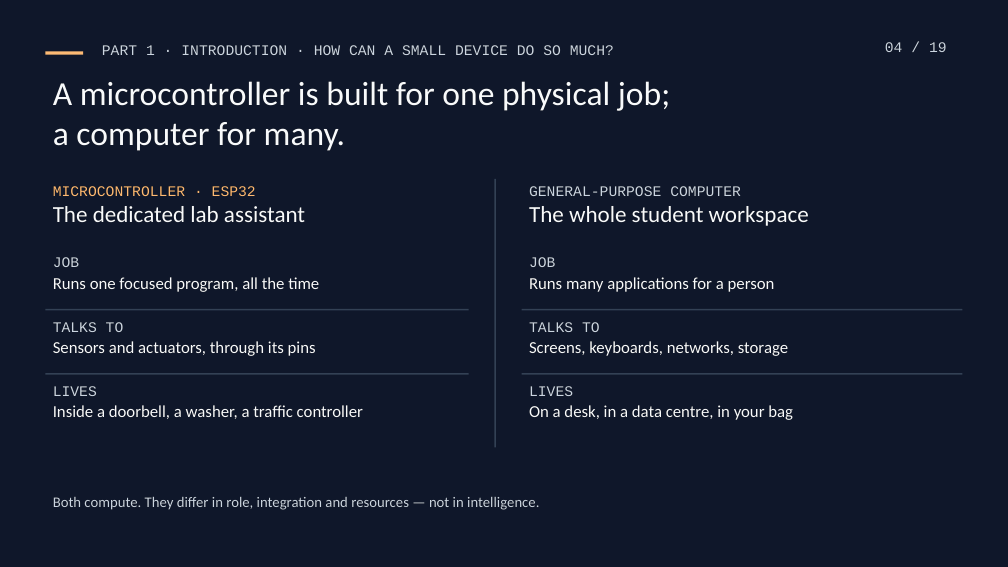
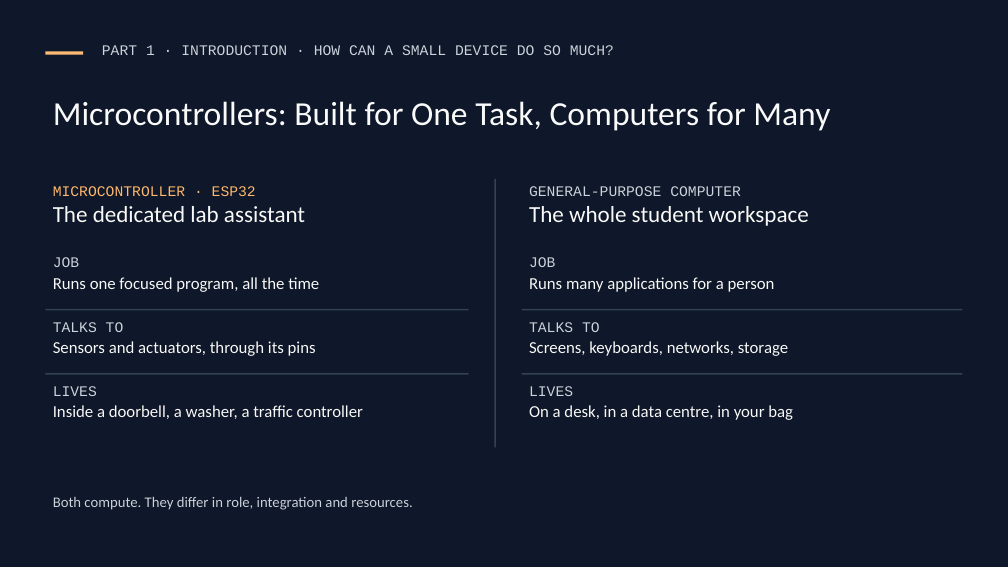
Before and after one commit to kaifshaheemj/iot-workshop, a slide deck: slide 4 of presentations/From-Sensors-to-Smart-Systems.pptx. Drawn at 1008x567 pixels with LibreOffice and Linux fonts; fonts in the diff are those of the drawing. Boxes give left, top, right and bottom in pixels: in the first picture for what was removed or moved away, otherwise in the second. Text is boxed around its words. In the diff, an @@ line names an element or a change of style, - is before the commit and + after.

```diff
--- a/presentations/From-Sensors-to-Smart-Systems.pptx
+++ b/presentations/From-Sensors-to-Smart-Systems.pptx
@@ text removed at [885, 42, 947, 52] @@
-04 / 19
@@ text at [53, 101, 830, 131]: text changed @@
-A microcontroller is built for one physical job;
-a computer for many.
+Microcontrollers: Built for One Task, Computers for Many
@@ text at [53, 497, 412, 510]: text changed @@
-Both compute. They differ in role, integration and resources — not in intelligence.
+Both compute. They differ in role, integration and resources.
```
Also in this commit, not shown: 17 other slides changed, 1 slide added, 2 slides removed, 6 other files.
